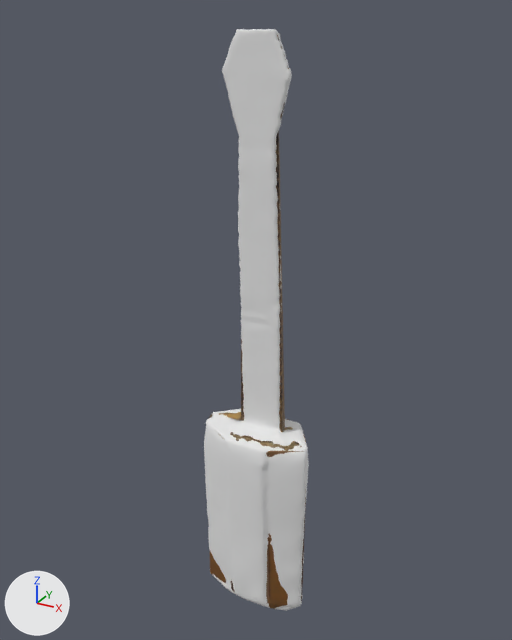
Two versions of the FBX model 3DscanProject/Assets/Models/ScrewDriver.fbx, one commit apart.
One viewpoint serves both versions: a camera (50 mm lens) standing at (0.423, -0.773, 0.878) and looking at (-0.015, 0.023, 0.48). Lighting does not change. The marker at lower left points along +X, +Y and +Z. Where no turn or scale is listed for an object, it has been applied to the vertices.

The first picture shows '3DModel', 'Cube'.
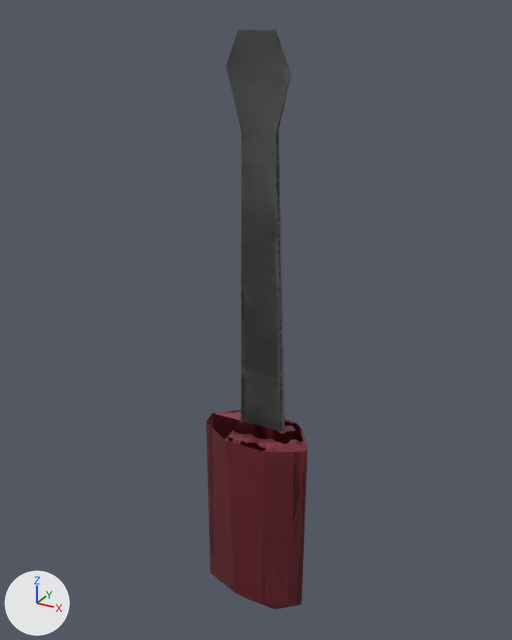
Changed parts and their boxes (x1, y1, x2, y2) in the pictures (512 x 640 px):
'Cube', surface changed: (206, 30, 308, 609) in both
'3DModel', deleted: before (204, 29, 309, 611)

What the commit changed:
Picture 'ScrewDriver_new_texture.png' (img_screwdriver_new_texture_png) is new.
Material 'Material.001' (mat_material_001) changes its picture from img_screwdriver_png to img_screwdriver_new_texture_png.
Object '3DModel' (ob_3dmodel) is deleted.
